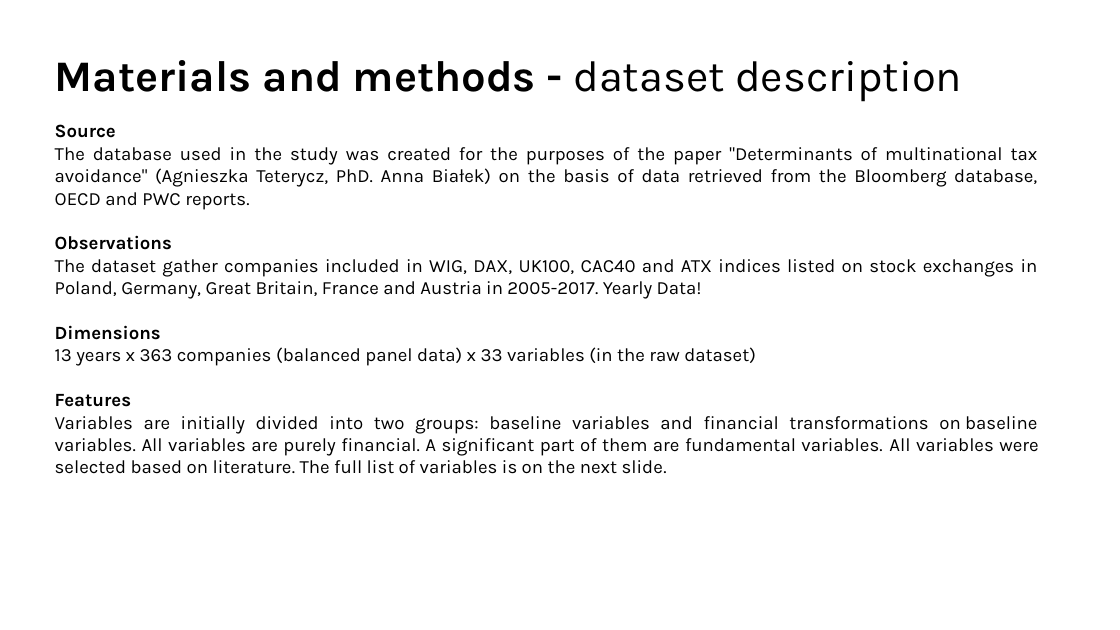
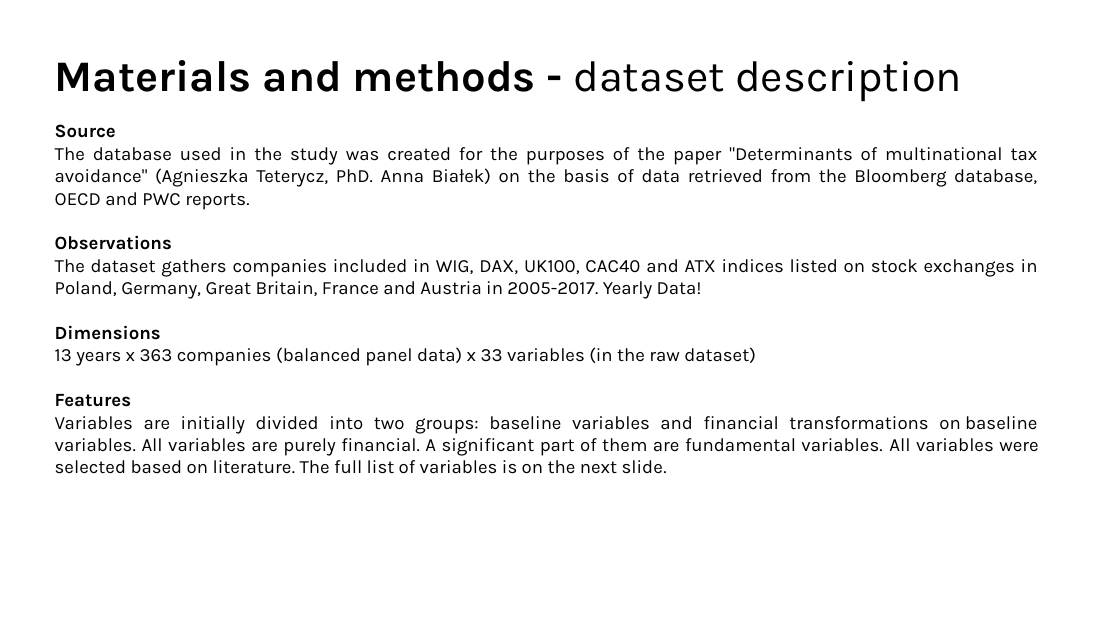
Before and after one commit to michaelwozniak/ML_small_dataset, a slide deck: slide 4 of ML - presentation.pptx. Drawn at 1120x630 pixels with LibreOffice and Linux fonts; fonts in the diff are those of the drawing. Boxes give left, top, right and bottom in pixels: in the first picture for what was removed or moved away, otherwise in the second. Text is boxed around its words. In the diff, an @@ line names an element or a change of style, - is before the commit and + after.

```diff
--- a/ML - presentation.pptx
+++ b/ML - presentation.pptx
@@ text at (55,259,1038,299): text changed @@
-The dataset gather companies included in WIG, DAX, UK100, CAC40 and ATX indices listed on stock exchanges in Poland, Germany, Great Britain, France and Austria in 2005-2017. Yearly Data!
+The dataset gathers companies included in WIG, DAX, UK100, CAC40 and ATX indices listed on stock exchanges in Poland, Germany, Great Britain, France and Austria in 2005-2017. Yearly Data!
```
Also in this commit, not shown: 6 other slides changed, 8 other files.
